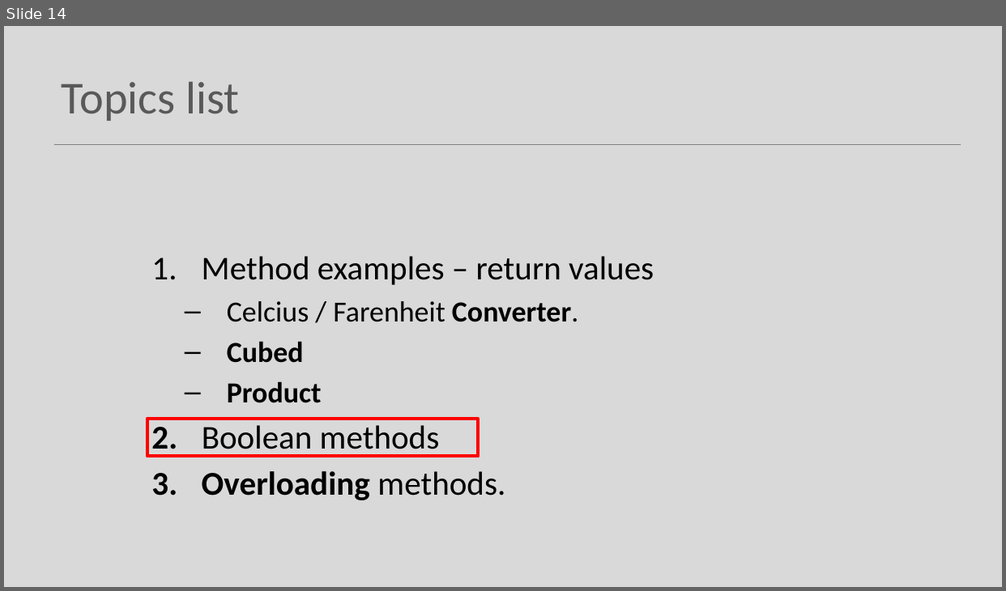
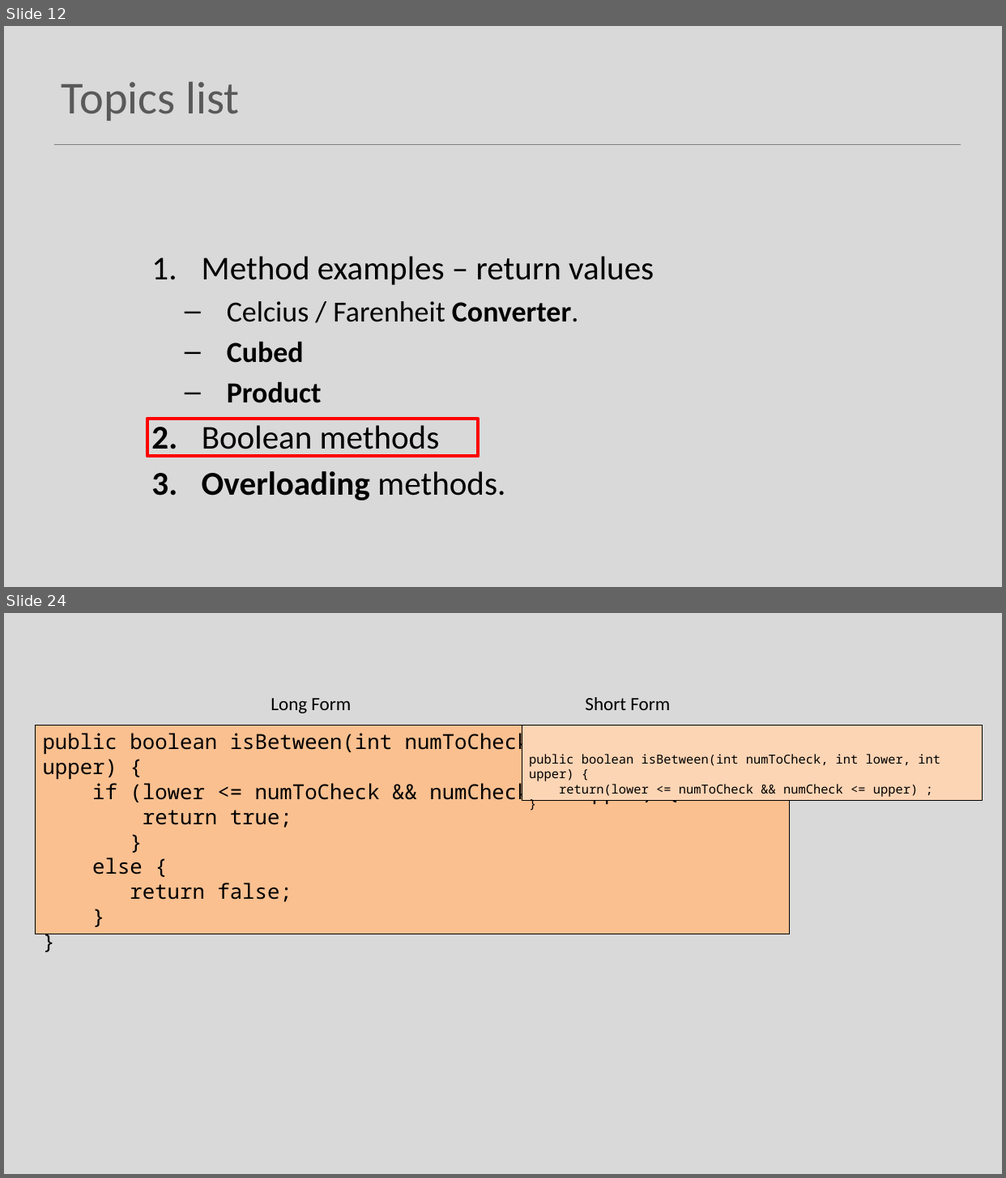
Before and after one commit to Programming-Fundamentals-SETU/prog-fund-1-sept-25, a slide deck: topic07-methods/unit-1/talk-5-more-on-methods/e-more-on-methods.pptx. Shown one above the other, each under a label of ours: slide 14 before the commit, slides 12 and 24 after it; the slides between them are not shown. The pictures are 1006x591 and 1006x1178 pixels, drawn with LibreOffice and Linux fonts; fonts in the diff are those of the drawing. Boxes give left, top, right and bottom in pixels: in the first picture for what was removed or moved away, otherwise in the second. Text is boxed around its words. In the diff, an @@ line names an element or a change of style, - is before the commit and + after.

```diff
--- a/topic07-methods/unit-1/talk-5-more-on-methods/e-more-on-methods.pptx
+++ b/topic07-methods/unit-1/talk-5-more-on-methods/e-more-on-methods.pptx
@@ slide 24 added at [4,613,1002,1174], background #D9D9D9 @@
@@ text added at [270,698,351,713], 18 pt, text #000000 @@
+Long Form
@@ text added at [585,697,670,710], 18 pt, text #000000 @@
+Short Form
@@ rectangle added at [36,726,790,934], fill #FAC090, outline #000000 0.75 pt, 20 pt, text #000000 @@
+public boolean isBetween(int numToCheck, int lower, int upper) {
+if (lower <= numToCheck && numCheck <= upper) {
+return true;
+}
+else {
+return false;
+}
+}
@@ rectangle added at [522,726,982,801], fill #FCD5B5, outline #000000 0.75 pt, 12 pt, text #000000 @@
+public boolean isBetween(int numToCheck, int lower, int upper) {
+return(lower <= numToCheck && numCheck <= upper) ;
+}
@@ what was slide 14 is now slide 12 @@
```
Also in this commit, not shown: 12 other slides added, 1 slide removed, 4 other files.
